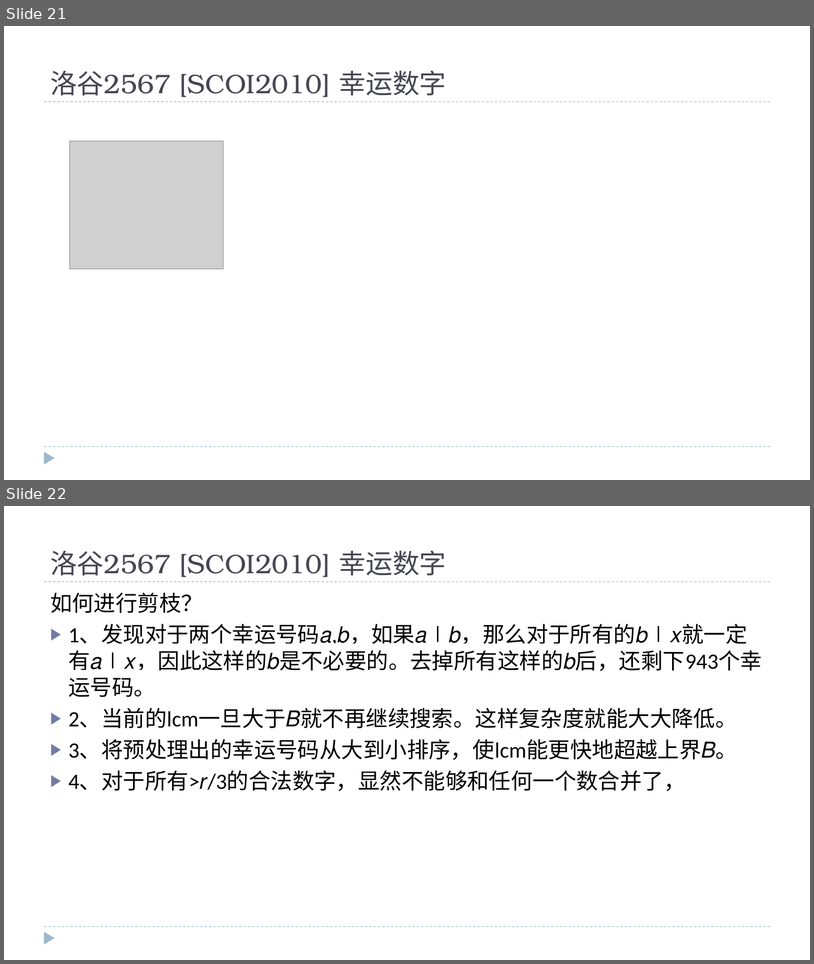
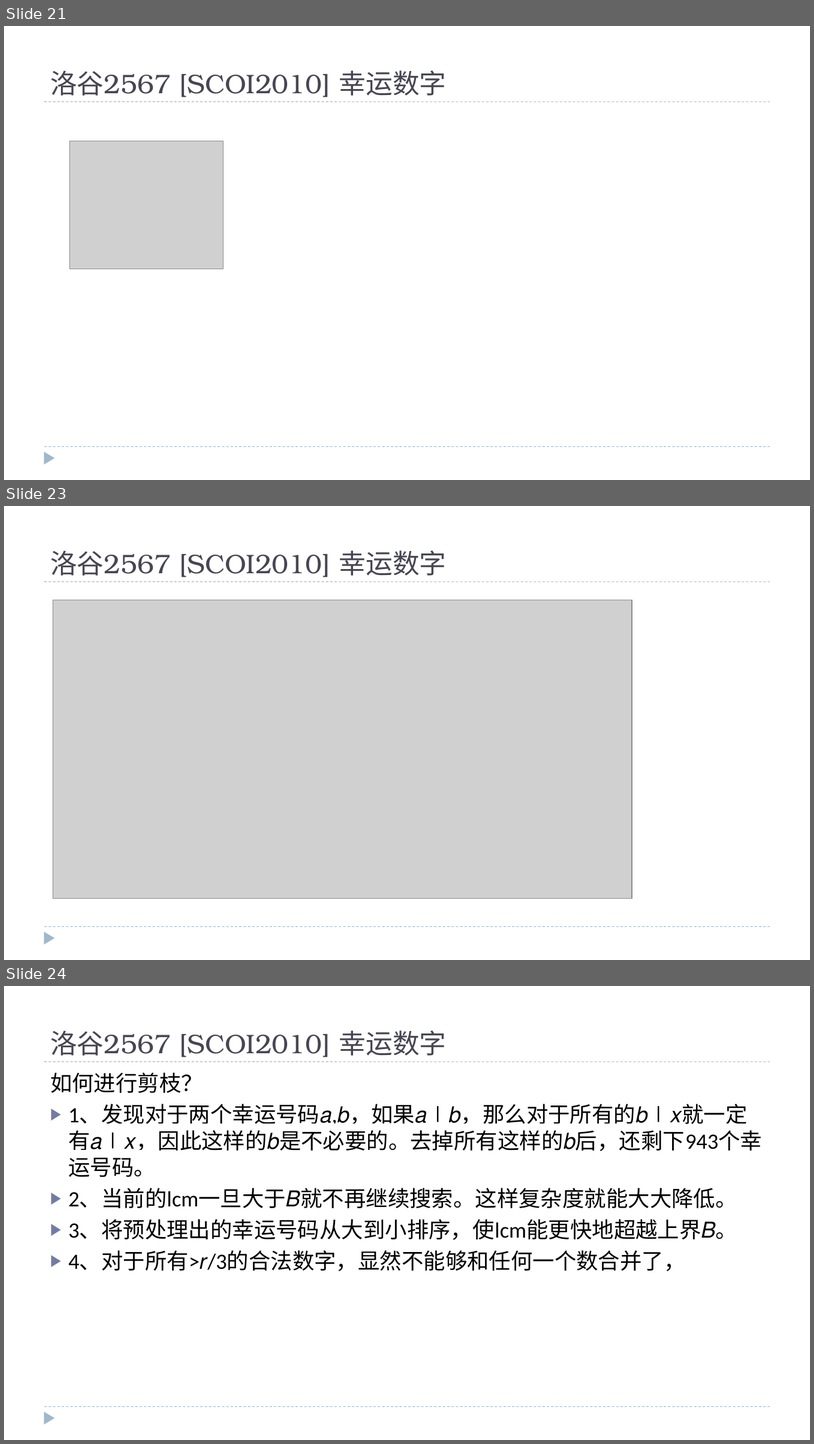
Before and after one commit to fxsc03/-, a slide deck: wd/深度优先搜索及其优化.pptx. Shown one above the other, each under a label of ours: slides 21 and 22 before the commit, slides 21, 23 and 24 after it; the slides between them are not shown. The pictures are 814x964 and 814x1444 pixels, drawn with LibreOffice and Linux fonts; fonts in the diff are those of the drawing; grey boxes stand for pictures. Boxes give left, top, right and bottom in pixels: in the first picture for what was removed or moved away, otherwise in the second. Text is boxed around its words. In the diff, an @@ line names an element or a change of style, - is before the commit and + after.

```diff
--- a/wd/深度优先搜索及其优化.pptx
+++ b/wd/深度优先搜索及其优化.pptx
@@ slide 23 added at box(4, 506, 810, 960), background #FFFFFF; not listed: 3 template elements that a slide beside it also shows @@
@@ title added at box(50, 550, 446, 577), 32 pt, text #464653 @@
+洛谷2567 [SCOI2010] 幸运数字
@@ picture added at box(53, 600, 633, 898) @@
@@ what was slide 22 is now slide 24 @@
```
Also in this commit, not shown: 1 other slide added, 12 other files.
